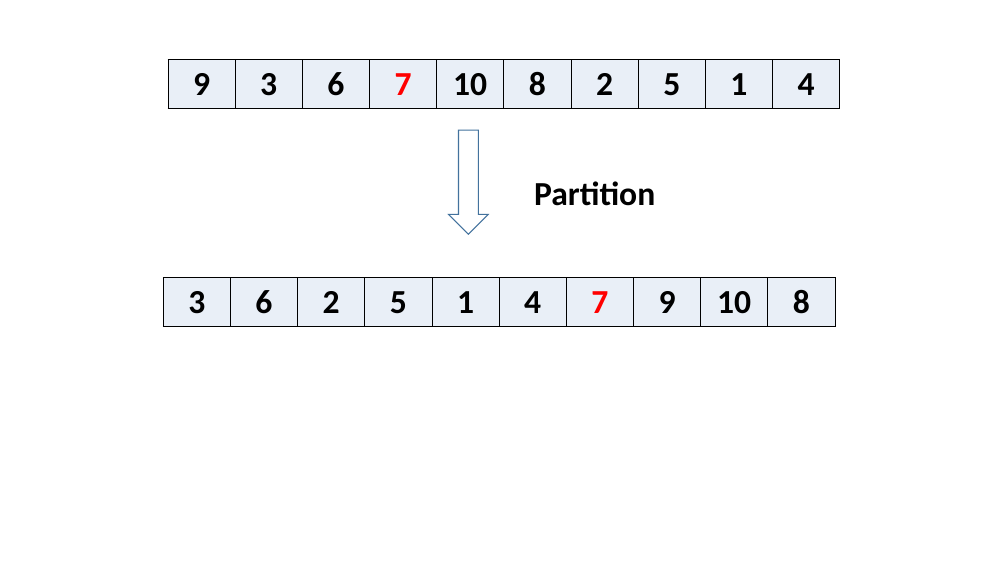
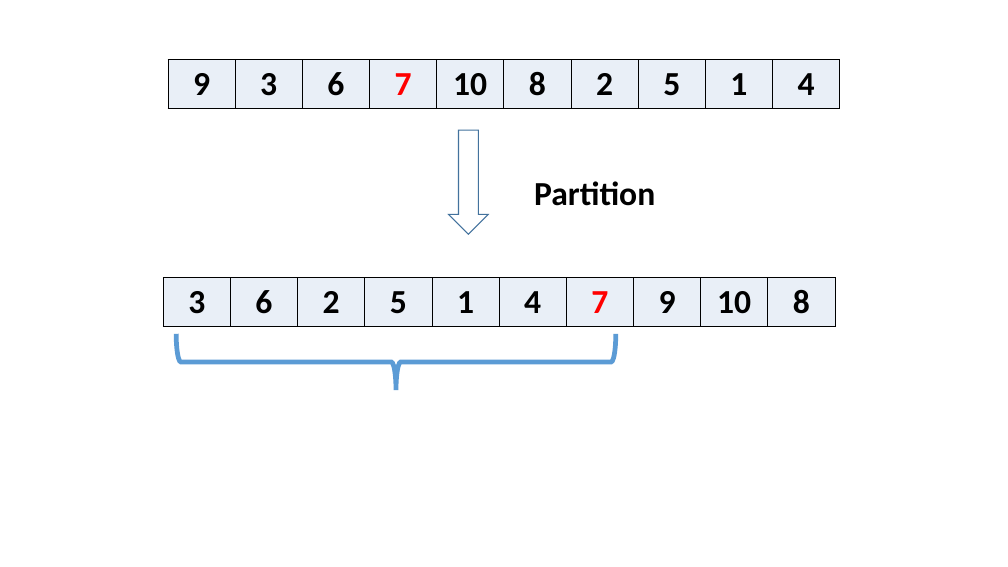
Before and after one commit to saravanan-thirumuruganathan/cse5311Fall2014, a slide deck: slide 5 of slides/4_OrderStatistics/figures.pptx. Drawn at 1008x567 pixels with LibreOffice and Linux fonts; fonts in the diff are those of the drawing. Boxes give left, top, right and bottom in pixels: in the first picture for what was removed or moved away, otherwise in the second. Text is boxed around its words. In the diff, an @@ line names an element or a change of style, - is before the commit and + after.

```diff
--- a/slides/4_OrderStatistics/figures.pptx
+++ b/slides/4_OrderStatistics/figures.pptx
@@ right brace added at [177,334,617,391], outline #5B9BD5 4.5 pt @@
```
Also in this commit, not shown: 2 other slides changed, 1 slide added, 20 other files.
